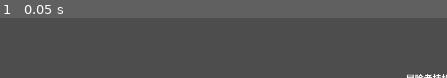
Above: before the commit, frame 1.
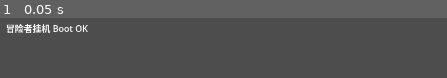
Above: after the commit, the same moment.

Repository: xiaowei2016/roguefall
Game: Godot game, scene res://scenes/main.tscn
Two runs of this game, one before a commit and one after it. Both use one fixed random seed, a clock stepped at 60 frames per second and the inputs below.
Inputs:
- Up to frame 1 (0.05 s): no input

The runs differ from the first frame. In frame 1, 2.0% of the frame differs, in the area x 1-100%, y 10-100%.

Commit message:
冻结 UI 布局：三栏左右贴边等宽352、中栏720、战斗条贴底、零硬编码锚点比例

Diff:
--- a/project.godot
+++ b/project.godot
@@ -19,15 +19,9 @@
 
 window/size/viewport_width=1440
 window/size/viewport_height=720
-window/size/resizable=true
 window/size/window_width_override=1440
 window/size/window_height_override=720
 
 [rendering]
 
-renderer/rendering_method="forward_plus"
 textures/canvas_textures/default_texture_filter=0
-
-[input_devices]
-
-pointing/emulate_touch_from_mouse=false
--- a/scenes/main.tscn
+++ b/scenes/main.tscn
@@ -1,74 +1,79 @@
-[gd_scene load_steps=2 format=3 uid=""]
+[gd_scene format=3 uid="uid://o3avwt23wc0a"]
 
-[ext_resource type="Script" path="res://scripts/main.gd" id="1_main"]
+[ext_resource type="Script" uid="uid://behmpiaggys7k" path="res://scripts/main.gd" id="1_main"]
 
-[node name="MainRoot" type="Control"]
+[node name="MainRoot" type="Control" unique_id=1480110373]
 layout_mode = 3
+anchors_preset = 15
 anchor_right = 1.0
 anchor_bottom = 1.0
-offset_right = 1440.0
-offset_bottom = 720.0
 script = ExtResource("1_main")
 
-[node name="WindowShell" type="Control" parent="."]
+[node name="WindowShell" type="Control" parent="." unique_id=276432225]
+anchors_preset = 0
+anchor_right = 1.0
+anchor_bottom = 1.0
+
+[node name="TransparentCanvas" type="ColorRect" parent="." unique_id=1980365431]
 layout_mode = 0
 anchor_right = 1.0
 anchor_bottom = 1.0
+mouse_filter = 2
+color = Color(0, 0, 0, 0)
 
-[node name="TransparentCanvas" type="ColorRect" parent="."]
-layout_mode = 0
-anchor_right = 1.0
-anchor_bottom = 1.0
-color = Color(0, 0, 0, 0)
-mouse_filter = 2
-
-[node name="WindowDragLayer" type="Control" parent="."]
-layout_mode = 0
+[node name="WindowDragLayer" type="Control" parent="." unique_id=1371186568]
+anchors_preset = 0
 anchor_right = 1.0
 anchor_bottom = 1.0
 
-[node name="InputRegionManager" type="Control" parent="."]
-layout_mode = 0
+[node name="InputRegionManager" type="Control" parent="." unique_id=641778826]
+anchors_preset = 0
 anchor_right = 1.0
 anchor_bottom = 1.0
 
-[node name="DockLayer" type="Control" parent="."]
-layout_mode = 0
+[node name="DockLayer" type="Control" parent="." unique_id=208473673]
+anchors_preset = 0
 anchor_right = 1.0
 anchor_bottom = 1.0
 
-[node name="LeftDockHost" type="Control" parent="DockLayer"]
-layout_mode = 0
-anchor_right = 0.2
+[node name="LeftDockHost" type="Control" parent="DockLayer" unique_id=1388571226]
+anchors_preset = 0
+anchor_right = 0.244444
+anchor_top = 0.0
+anchor_bottom = 0.736111
+
+[node name="CenterDockHost" type="Control" parent="DockLayer" unique_id=1662898146]
+anchors_preset = 0
+anchor_left = 0.25
+anchor_right = 0.75
+anchor_top = 0.0
+anchor_bottom = 0.736111
+
+[node name="RightDockHost" type="Control" parent="DockLayer" unique_id=296655247]
+anchors_preset = 0
+anchor_left = 0.755556
+anchor_right = 1.0
+anchor_top = 0.0
+anchor_bottom = 0.736111
+
+[node name="BattleWidget" type="Control" parent="." unique_id=1874158682]
+anchors_preset = 0
+anchor_left = 0.25
+anchor_top = 0.75
+anchor_right = 0.75
 anchor_bottom = 1.0
 
-[node name="CenterDockHost" type="Control" parent="DockLayer"]
+[node name="BootLabel" type="Label" parent="BattleWidget" unique_id=1669386735]
 layout_mode = 0
-anchor_left = 0.2
-anchor_right = 0.8
-anchor_bottom = 1.0
-
-[node name="RightDockHost" type="Control" parent="DockLayer"]
-layout_mode = 0
-anchor_left = 0.8
+anchors_preset = 15
+anchor_left = 0.0
+anchor_top = 0.0
 anchor_right = 1.0
 anchor_bottom = 1.0
-
-[node name="BattleWidget" type="Control" parent="."]
-layout_mode = 0
-anchor_right = 1.0
-anchor_bottom = 1.0
-
-[node name="BootLabel" type="Label" parent="BattleWidget"]
-layout_mode = 0
-anchor_left = 0.5
-anchor_top = 0.5
-anchor_right = 0.5
-anchor_bottom = 0.5
-offset_left = -200.0
-offset_top = -30.0
-offset_right = 200.0
-offset_bottom = 30.0
+offset_left = 0.0
+offset_top = 0.0
+offset_right = 0.0
+offset_bottom = 0.0
 text = "冒险者挂机 Boot OK"
 horizontal_alignment = 1
 vertical_alignment = 1
Not shown, changed: docs/ai_project_knowledge/03_冒险者挂机_UI架构与Dock面板决策_V2.md
